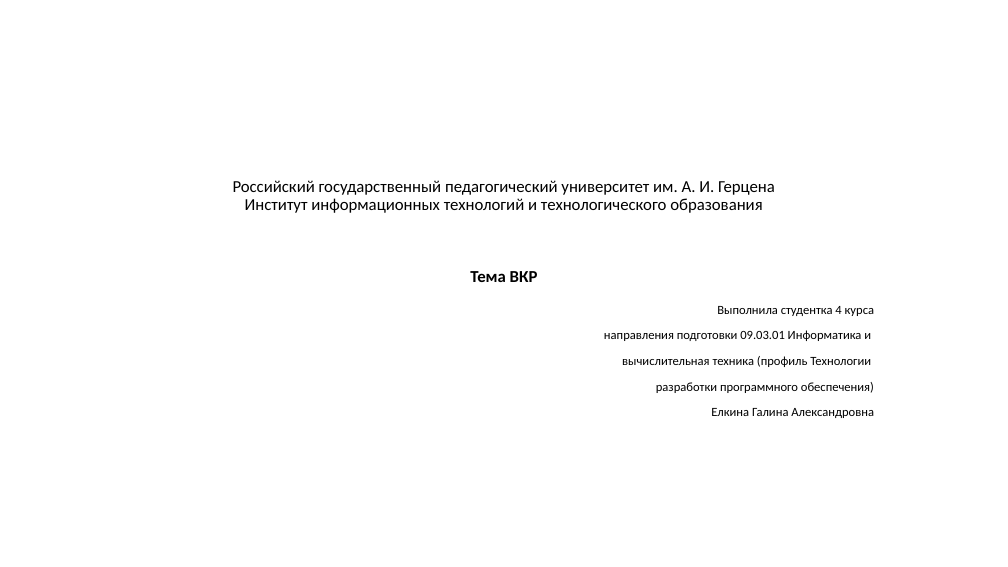
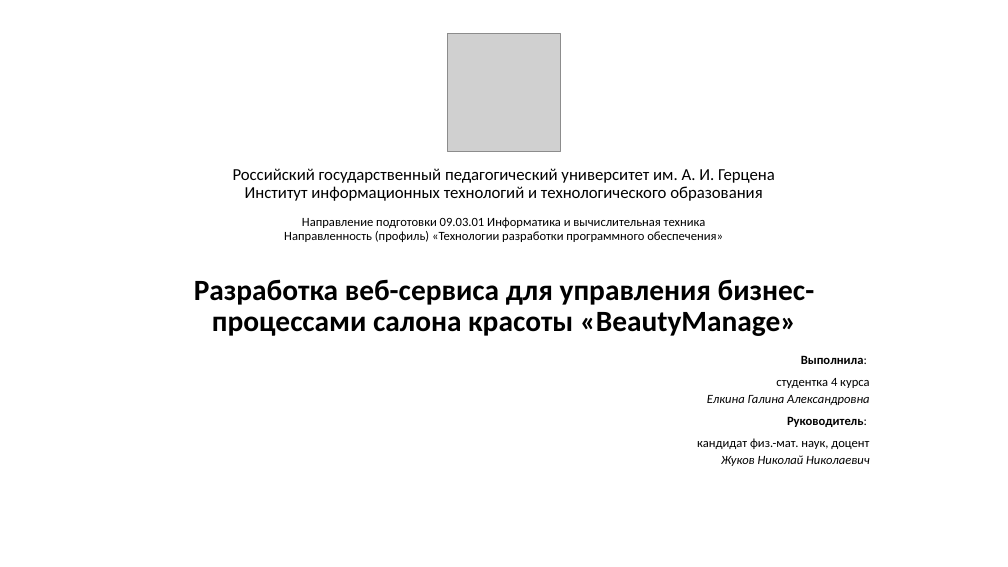
Before and after one commit to iamgo100/practice-8sem-2, a slide deck: slide 1 of docx/ИСР1.2. Презентация_Защита.pptx. Drawn at 1008x567 pixels with LibreOffice and Linux fonts; fonts in the diff are those of the drawing; grey boxes stand for pictures. Boxes give left, top, right and bottom in pixels: in the first picture for what was removed or moved away, otherwise in the second. Text is boxed around its words. In the diff, an @@ line names an element or a change of style, - is before the commit and + after.

```diff
--- a/docx/ИСР1.2. Презентация_Защита.pptx
+++ b/docx/ИСР1.2. Презентация_Защита.pptx
@@ picture added at (x1=448, y1=34, x2=561, y2=152) @@
@@ title at (x1=194, y1=168, x2=815, y2=336): text changed; size 16 to 12 pt @@
-Российский государственный педагогический университет им. А. И. Герцена
-Институт информационных технологий и технологического образования
-Тема ВКР
+Российский государственный педагогический университет им. А. И. Герцена
+Институт информационных технологий и технологического образования
+Направление подготовки 09.03.01 Информатика и вычислительная техника
+Направленность (профиль) «Технологии разработки программного обеспечения»
+Разработка веб-сервиса для управления бизнес-процессами салона красоты «BeautyManage»
@@ subtitle removed at (x1=604, y1=306, x2=874, y2=418) @@
-Выполнила студентка 4 курса
-направления подготовки 09.03.01 Информатика и
-вычислительная техника (профиль Технологии
-разработки программного обеспечения)
-Елкина Галина Александровна
@@ text added at (x1=697, y1=355, x2=870, y2=466), 12 pt, text #000000 @@
+Выполнила:
+студентка 4 курса
+Елкина Галина Александровна
+Руководитель:
+кандидат физ.-мат. наук, доцент
+Жуков Николай Николаевич
```
Also in this commit, not shown: 13 slides added, 8 slides removed, 5 other files.
